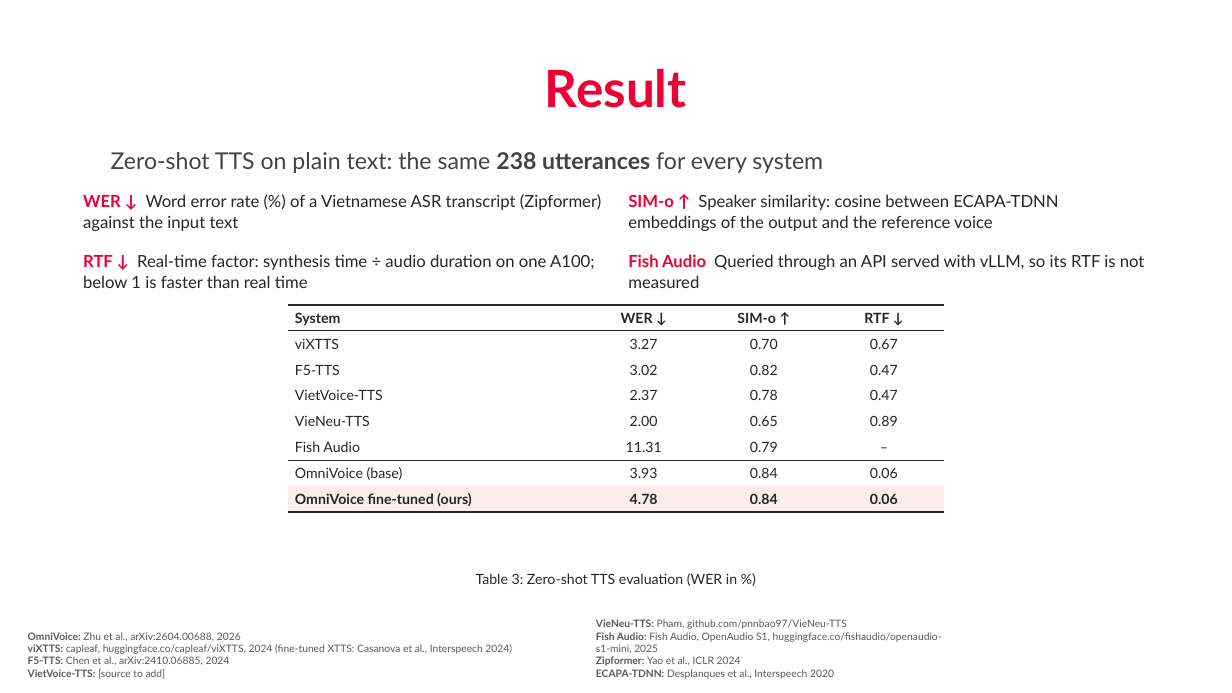
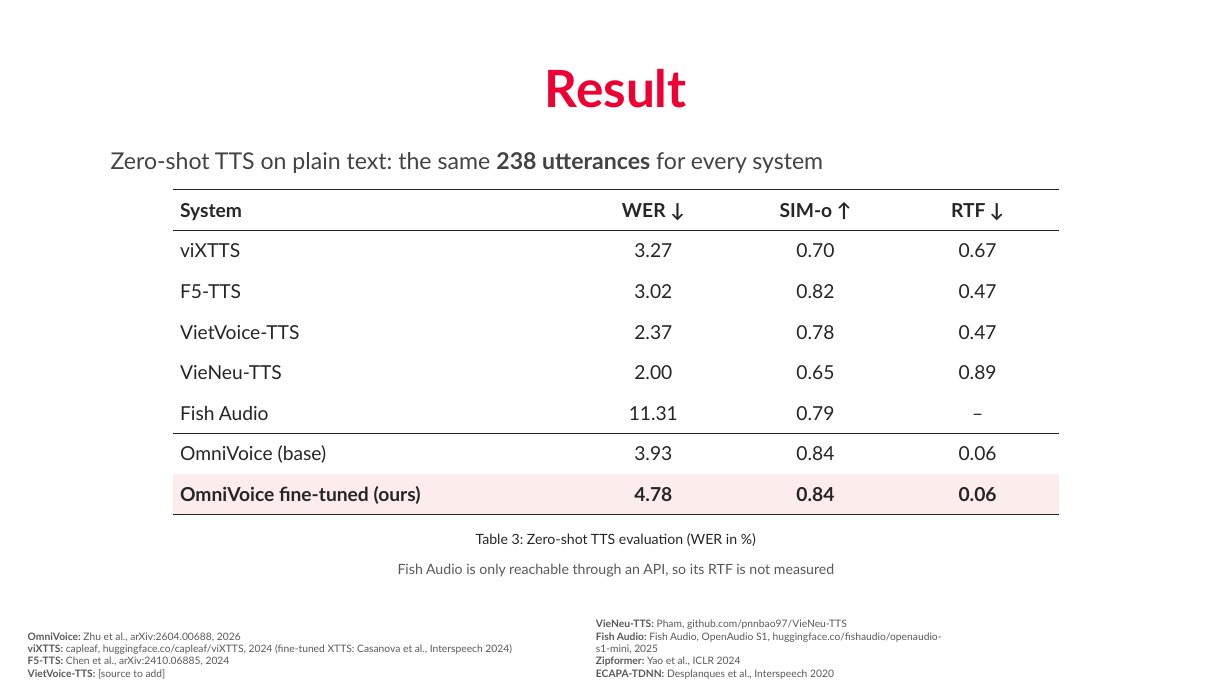
Before and after one commit to nhakanasi/VDT_GD2, a slide deck: slide 21 of Method.pptx (slide 20 before the commit). Drawn at 1232x693 pixels with LibreOffice and Linux fonts; fonts in the diff are those of the drawing; background and template pictures are left out. Boxes give left, top, right and bottom in pixels: in the first picture for what was removed or moved away, otherwise in the second. Text is boxed around its words. In the diff, an @@ line names an element or a change of style, - is before the commit and + after.

```diff
--- a/Method.pptx
+++ b/Method.pptx
@@ text removed at (83,194,601,231) @@
-WER ↓ Word error rate (%) of a Vietnamese ASR transcript (Zipformer) against the input text
@@ table at (173,189,1057,515) @@
@@ size 11 to 15 pt @@
@@ table: place and size @@
-table at (288,305,945,512)
+table at (173,189,1057,515)
@@ text removed at (628,194,1058,231) @@
-SIM-o ↑ Speaker similarity: cosine between ECAPA-TDNN embeddings of the output and the reference voice
@@ text removed at (83,254,595,288) @@
-RTF ↓ Real-time factor: synthesis time ÷ audio duration on one A100; below 1 is faster than real time
@@ text "Table 3: Zero-shot TTS evaluation ...": place and size @@
-text "Table 3: Zero-shot TTS evaluation ..." at (476,573,737,586)
+text "Table 3: Zero-shot TTS evaluation ..." at (476,533,737,546)
@@ text at (398,563,834,577): text changed; size 13 to 11 pt; text colour #262626 to #595959 @@
-Fish Audio Queried through an API served with vLLM, so its RTF is not measured
+Fish Audio is only reachable through an API, so its RTF is not measured
```
Also in this commit, not shown: 9 other slides changed, 2 slides added.
